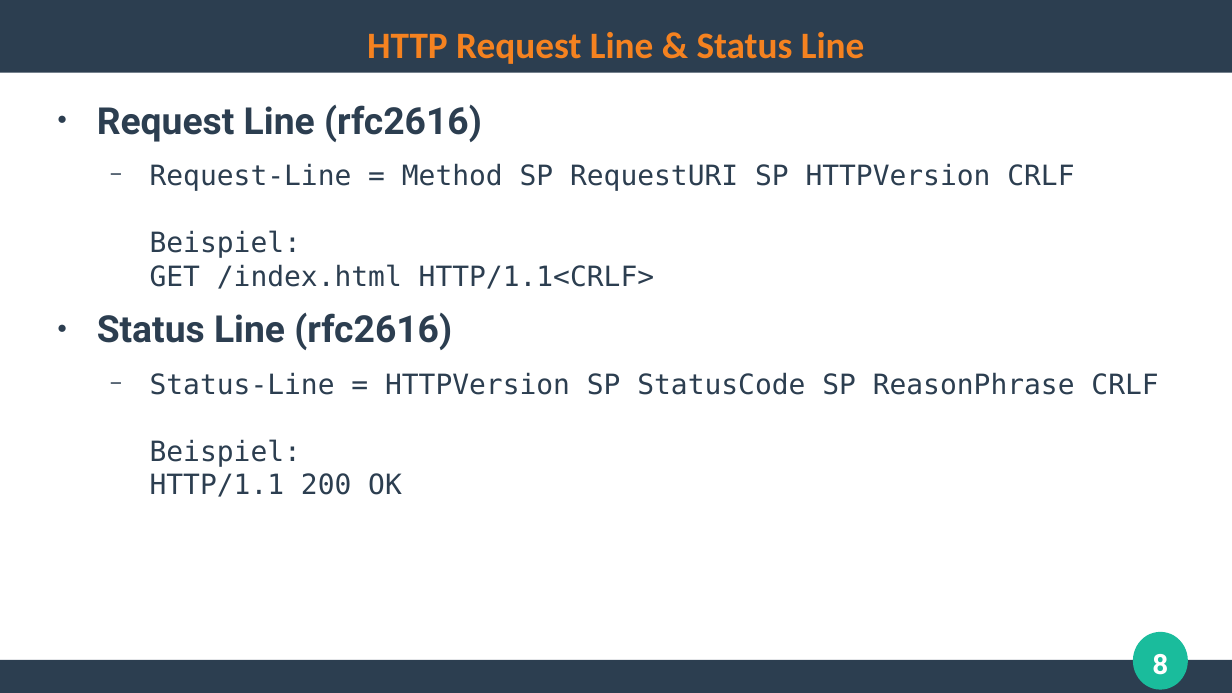
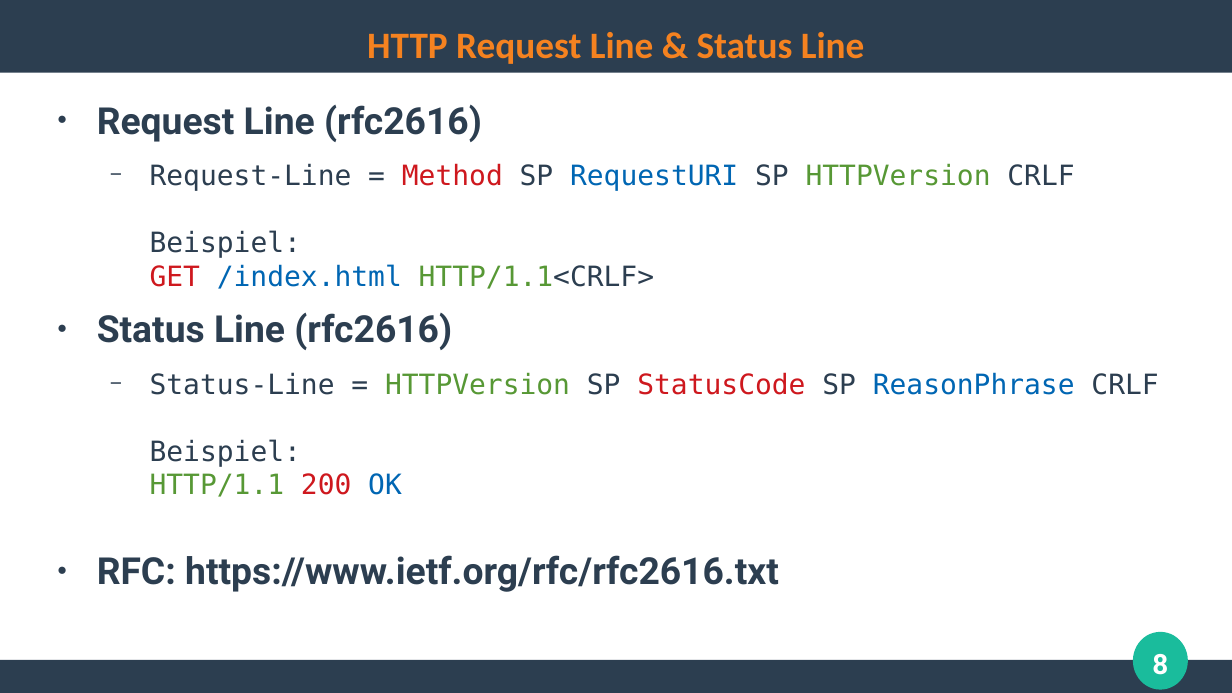
Before and after one commit to ghandmann/HS-AlbSig-WebAnwendungen2, a slide deck: slide 8 of Kapitel/02_HTTP.odp. Drawn at 1232x693 pixels with LibreOffice and Linux fonts; fonts in the diff are those of the drawing. Boxes give left, top, right and bottom in pixels: in the first picture for what was removed or moved away, otherwise in the second. Text is boxed around its words. In the diff, an @@ line names an element or a change of style, - is before the commit and + after.

Commit message:
Finalized HTTP chapter

```diff
--- a/Kapitel/02_HTTP.odp
+++ b/Kapitel/02_HTTP.odp
@@ text at [150, 163, 1158, 497]: text colour #2C3E50 to #CE181E in "Method GET", "StatusCode 200"; text colour #2C3E50 to #0066B3 in "RequestURI /index.html", "ReasonPhrase OK"; text colour #2C3E50 to #579835 in "HTTPVersion HTTP/1.1<CRLF>", "HTTPVersion HTTP/1.1" @@
@@ text at [97, 555, 779, 592]: paragraph added @@
+● RFC: https://www.ietf.org/rfc/rfc2616.txt
```
Also in this commit, not shown: 6 other slides changed, 11 slides added.
